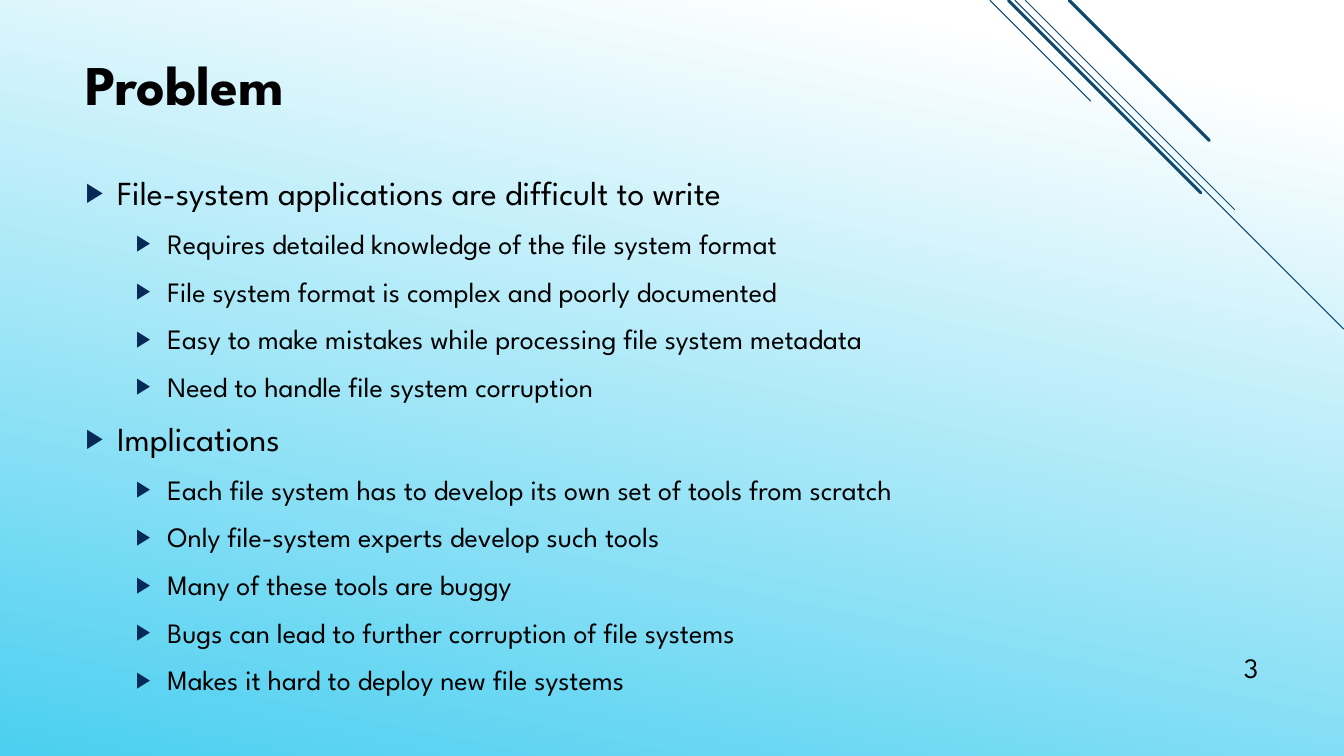
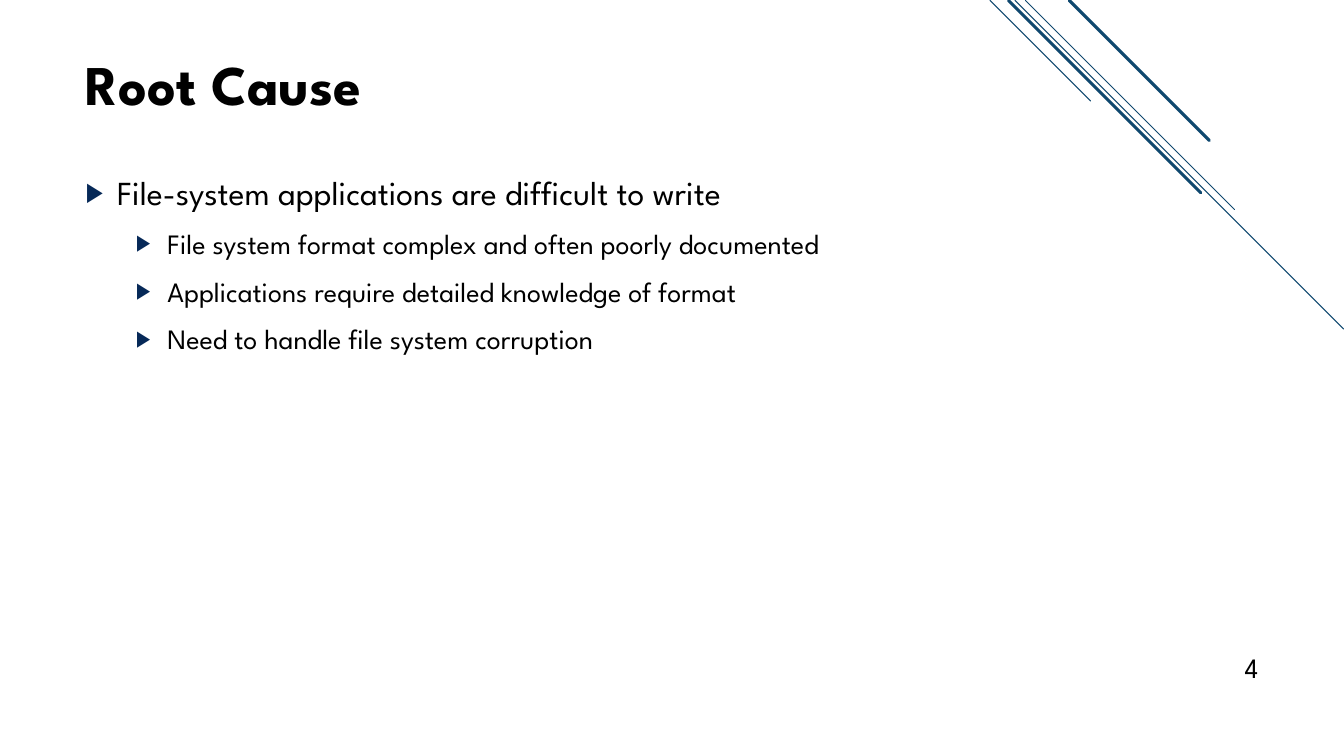
Before and after one commit to jacksun007/spiffy-paper, a slide deck: slide 4 of talk/spiffy_talk.pptx (slide 3 before the commit). Drawn at 1344x756 pixels with LibreOffice and Linux fonts; fonts in the diff are those of the drawing. Boxes give left, top, right and bottom in pixels: in the first picture for what was removed or moved away, otherwise in the second. Text is boxed around its words. In the diff, an @@ line names an element or a change of style, - is before the commit and + after.

```diff
--- a/talk/spiffy_talk.pptx
+++ b/talk/spiffy_talk.pptx
@@ background gradient #FFFFFF to #4BCFF0 to #FFFFFF @@
@@ title at box(86, 67, 361, 106): text changed @@
-Problem
+Root Cause
@@ text at box(167, 234, 819, 308): text changed @@
-  ▶ Requires detailed knowledge of the file system format
-  ▶ File system format is complex and poorly documented
-  ▶ Easy to make mistakes while processing file system metadata
+  ▶ File system format complex and often poorly documented
+  ▶ Applications require detailed knowledge of format
@@ text at box(117, 428, 892, 696): paragraphs removed @@
-▶ Implications
-  ▶ Each file system has to develop its own set of tools from scratch
-  ▶ Only file-system experts develop such tools
-  ▶ Many of these tools are buggy
-  ▶ Bugs can lead to further corruption of file systems
-  ▶ Makes it hard to deploy new file systems
@@ page number at box(1245, 659, 1259, 678): text changed @@
-3
+4
```
Also in this commit, not shown: 31 other slides changed, 1 slide added.
